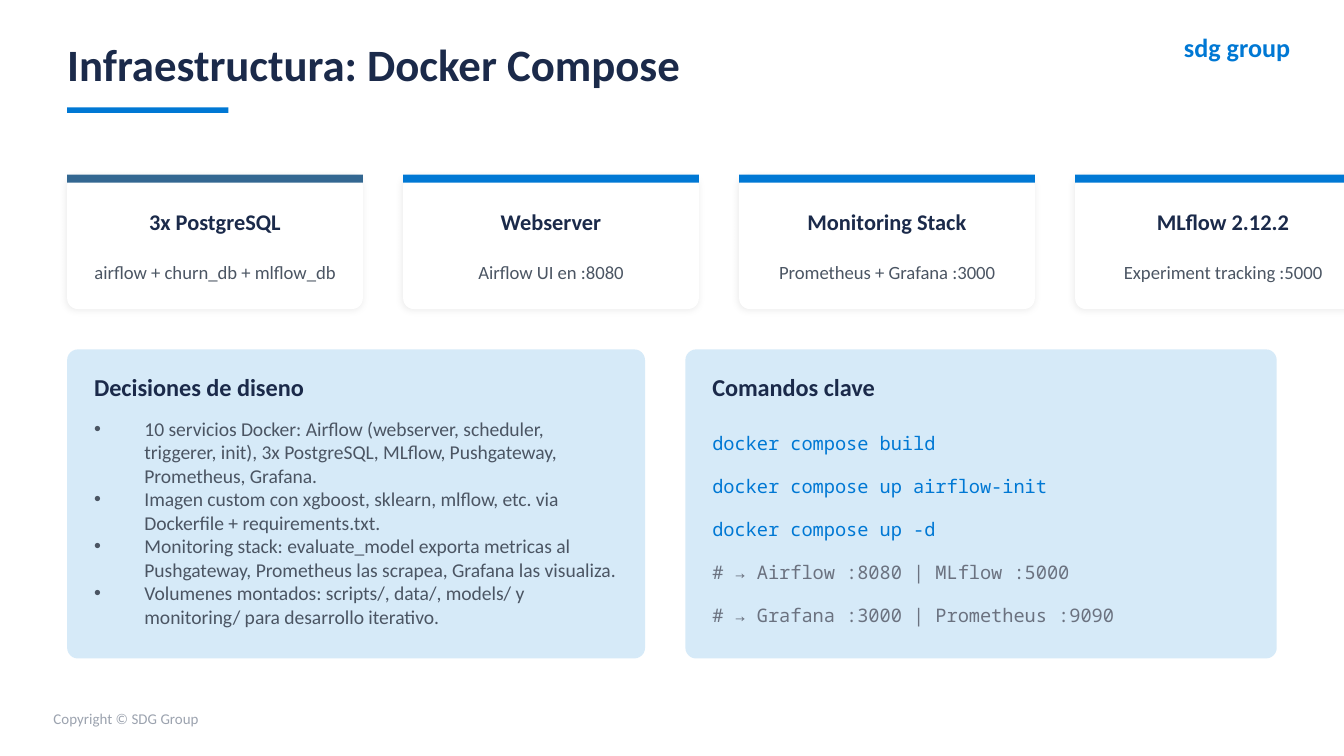
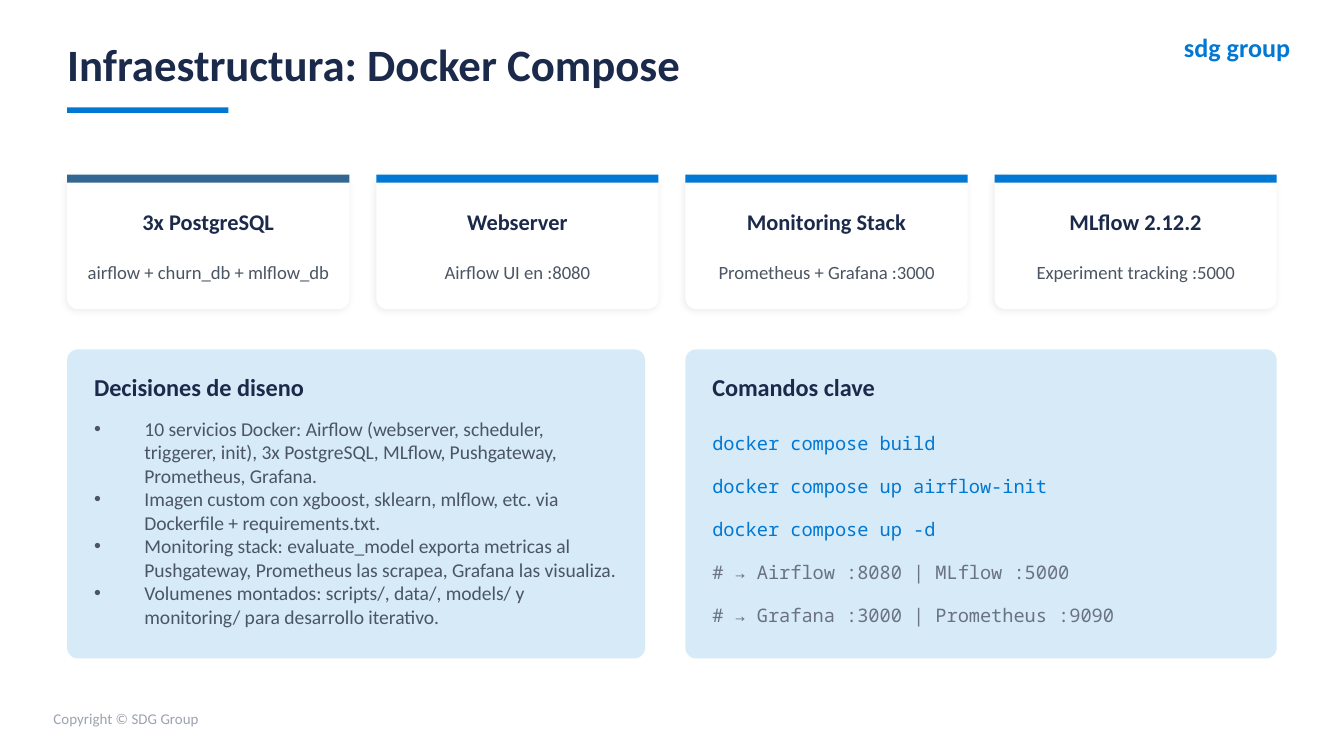
Before and after one commit to TomasUrban0/AI_Test_SDG, a slide deck: slide 22 of Presentacion_Churn_SDG.pptx. Drawn at 1344x756 pixels with LibreOffice and Linux fonts; fonts in the diff are those of the drawing. Boxes give left, top, right and bottom in pixels: in the first picture for what was removed or moved away, otherwise in the second. Text is boxed around its words. In the diff, an @@ line names an element or a change of style, - is before the commit and + after.

```diff
--- a/Presentacion_Churn_SDG.pptx
+++ b/Presentacion_Churn_SDG.pptx
@@ rounded rectangle: place and size @@
-rounded rectangle at (67, 175, 363, 309)
+rounded rectangle at (67, 175, 349, 309)
@@ rectangle: place and size @@
-rectangle at (67, 175, 363, 183)
+rectangle at (67, 175, 349, 183)
@@ rounded rectangle: place and size @@
-rounded rectangle at (403, 175, 699, 309)
+rounded rectangle at (376, 175, 659, 309)
@@ rectangle: place and size @@
-rectangle at (403, 175, 699, 183)
+rectangle at (376, 175, 659, 183)
@@ rounded rectangle: place and size @@
-rounded rectangle at (739, 175, 1035, 309)
+rounded rectangle at (685, 175, 968, 309)
@@ rectangle: place and size @@
-rectangle at (739, 175, 1035, 183)
+rectangle at (685, 175, 968, 183)
@@ rounded rectangle: place and size @@
-rounded rectangle at (1075, 175, 1344, 309)
+rounded rectangle at (995, 175, 1277, 309)
@@ rectangle: place and size @@
-rectangle at (1075, 175, 1344, 183)
+rectangle at (995, 175, 1277, 183)
@@ text "3x PostgreSQL": place and size @@
-text "3x PostgreSQL" at (149, 215, 281, 234)
+text "3x PostgreSQL" at (142, 215, 274, 234)
@@ text "Webserver": place and size @@
-text "Webserver" at (501, 214, 602, 230)
+text "Webserver" at (467, 214, 568, 230)
@@ text "Monitoring Stack": place and size @@
-text "Monitoring Stack" at (807, 214, 966, 234)
+text "Monitoring Stack" at (747, 214, 906, 234)
@@ text "MLflow 2.12.2": place and size @@
-text "MLflow 2.12.2" at (1157, 214, 1289, 230)
+text "MLflow 2.12.2" at (1069, 214, 1201, 230)
@@ text "airflow + churn_db + mlflow_db": place and size @@
-text "airflow + churn_db + mlflow_db" at (94, 266, 336, 282)
+text "airflow + churn_db + mlflow_db" at (88, 266, 329, 282)
@@ text "Airflow UI en :8080": place and size @@
-text "Airflow UI en :8080" at (478, 266, 624, 279)
+text "Airflow UI en :8080" at (445, 266, 590, 279)
@@ text "Prometheus + Grafana :3000": place and size @@
-text "Prometheus + Grafana :3000" at (779, 266, 995, 279)
+text "Prometheus + Grafana :3000" at (719, 266, 935, 279)
@@ text "Experiment tracking :5000": place and size @@
-text "Experiment tracking :5000" at (1124, 266, 1322, 282)
+text "Experiment tracking :5000" at (1037, 266, 1235, 282)
```
Also in this commit, not shown: 1 other file.
